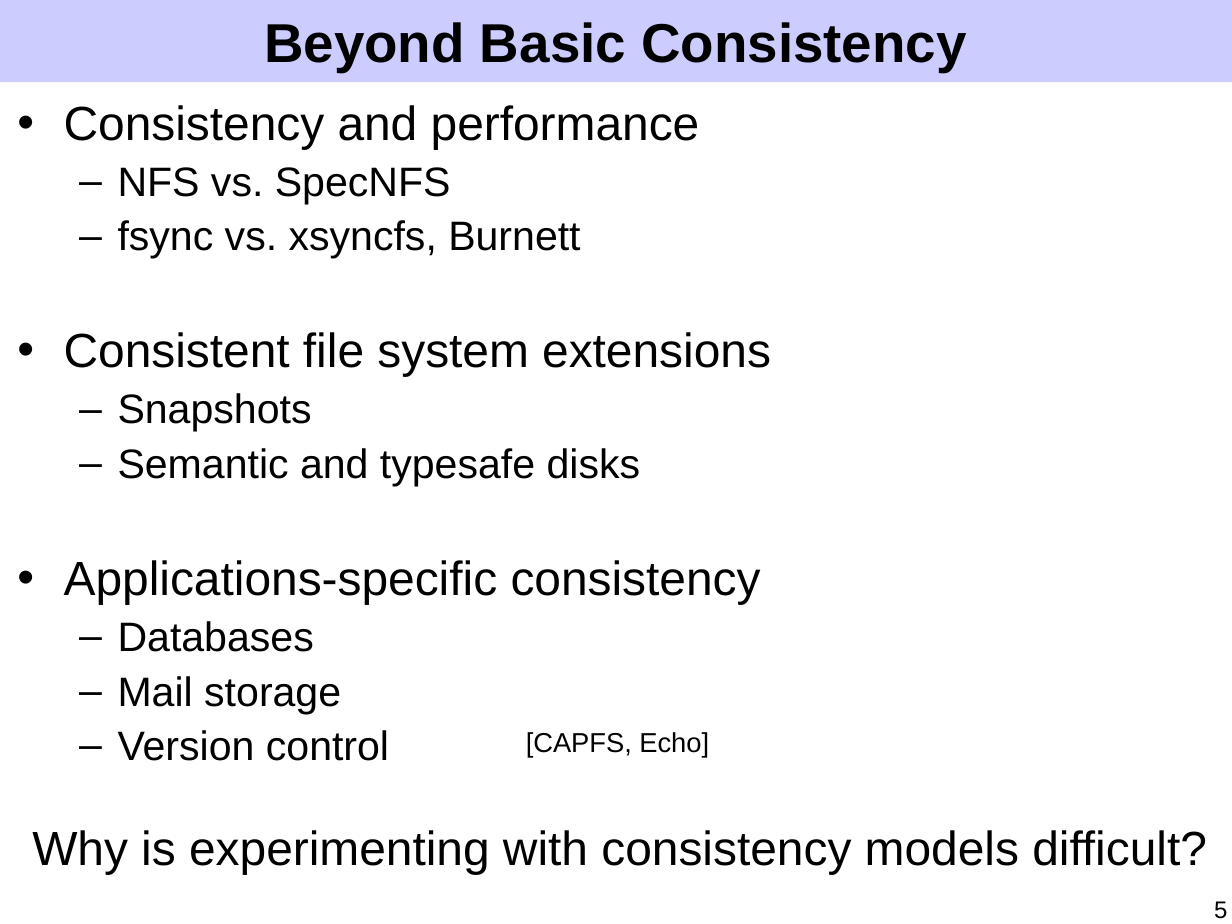
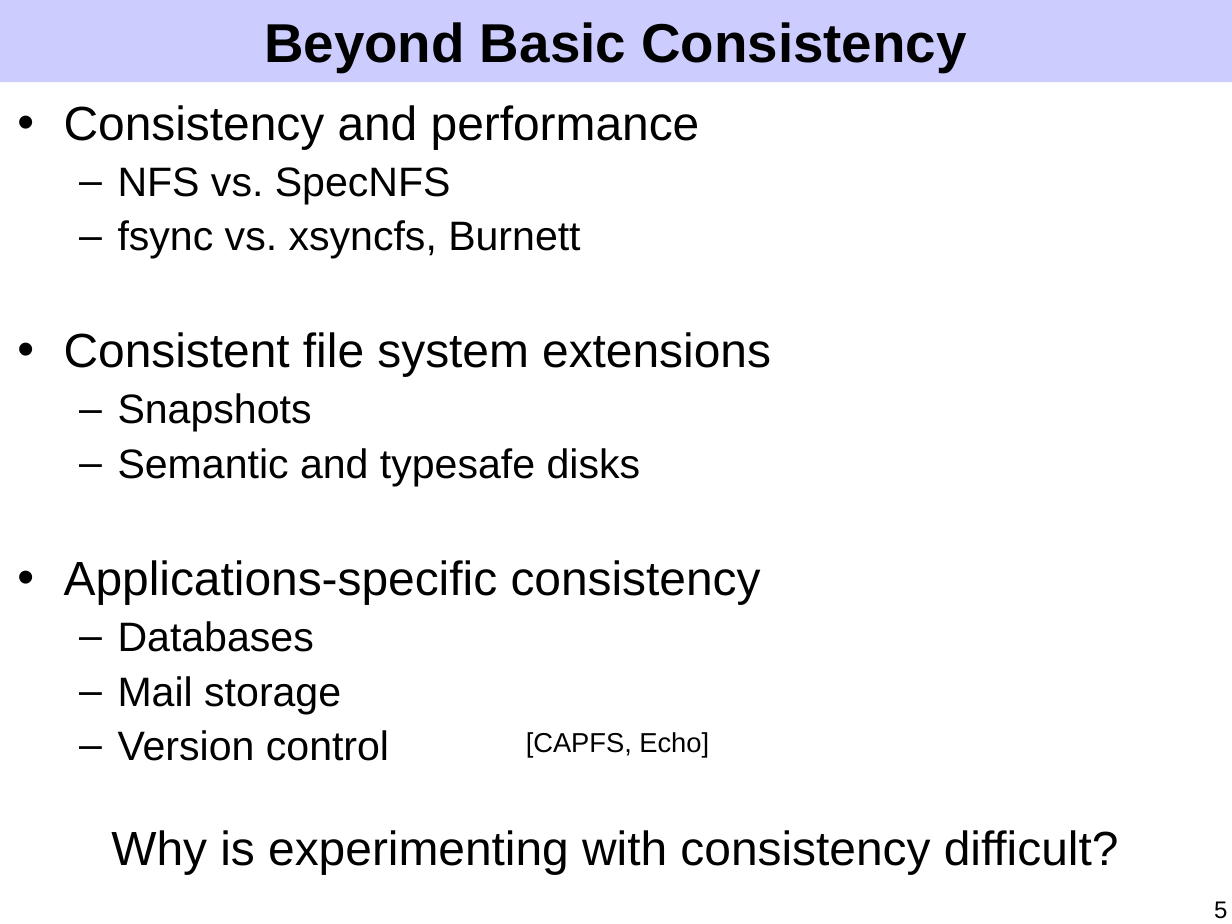
Before and after one commit to ucla-readable/fstitch-doc, a slide deck: slide 5 of sosp/pres.ppt. Drawn at 1232x924 pixels with LibreOffice and Linux fonts; fonts in the diff are those of the drawing. Boxes give left, top, right and bottom in pixels: in the first picture for what was removed or moved away, otherwise in the second. Text is boxed around its words. In the diff, an @@ line names an element or a change of style, - is before the commit and + after.

```diff
--- a/sosp/pres.ppt
+++ b/sosp/pres.ppt
@@ text at box(111, 830, 1119, 874): text changed @@
-Why is experimenting with consistency models difficult?
+Why is experimenting with consistency difficult?
```
Also in this commit, not shown: 8 other slides changed, 3 slides added, 2 slides removed.
